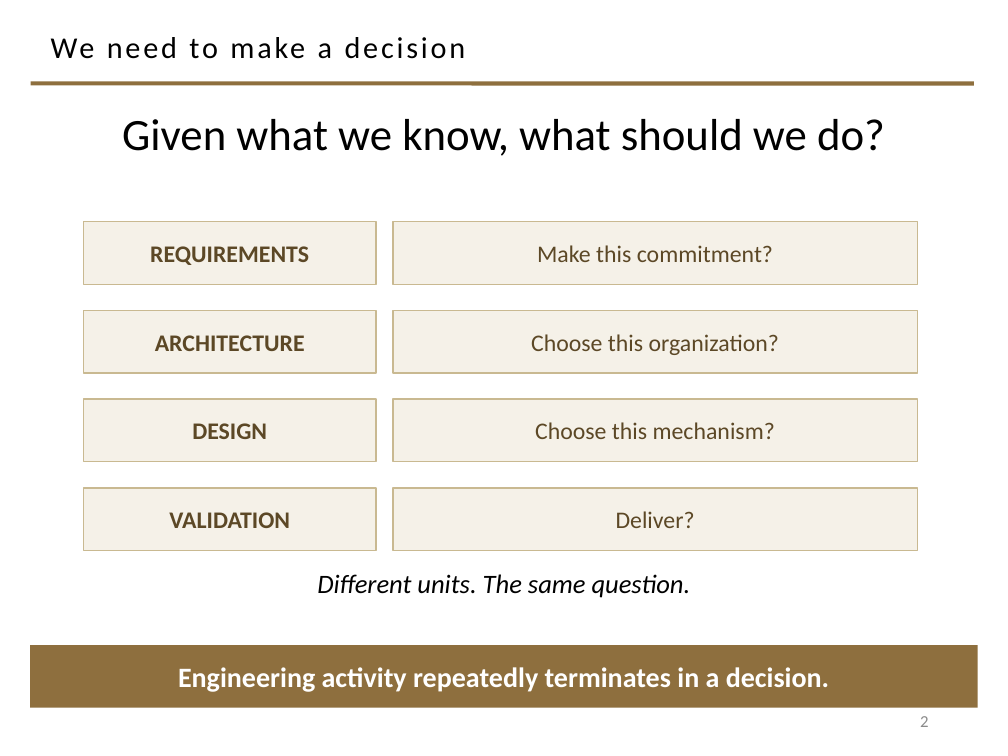
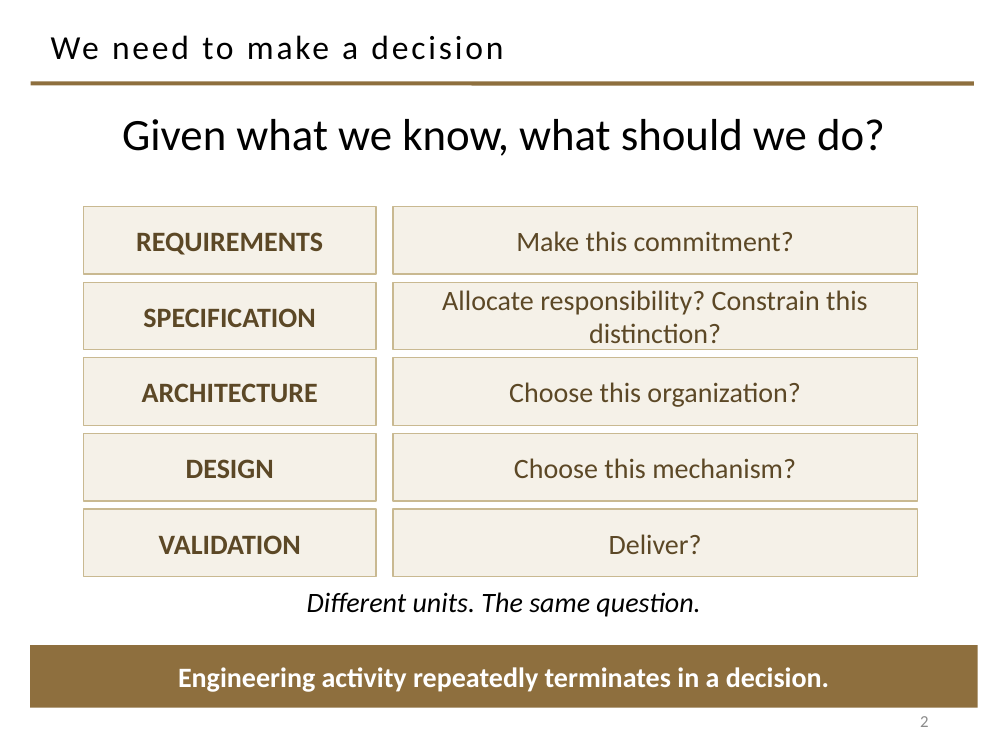
Before and after one commit to davisjam/model-based-agentic-software-engineering, a slide deck: slide 2 of course/lectures/act-1-foundations/09-engineering-decision-making-and-metrics/1-9-Engineering-Decision-Making-and-Metrics.pptx. Drawn at 1008x756 pixels with LibreOffice and Linux fonts; fonts in the diff are those of the drawing; background and template pictures are left out. Boxes give left, top, right and bottom in pixels: in the first picture for what was removed or moved away, otherwise in the second. Text is boxed around its words. In the diff, an @@ line names an element or a change of style, - is before the commit and + after.

```diff
--- a/course/lectures/act-1-foundations/09-engineering-decision-making-and-metrics/1-9-Engineering-Decision-Making-and-Metrics.pptx
+++ b/course/lectures/act-1-foundations/09-engineering-decision-making-and-metrics/1-9-Engineering-Decision-Making-and-Metrics.pptx
@@ title "We need to make a ..." at [51,35,503,60]: size 21.6 to 24 pt @@
@@ rectangle "REQUIREMENTS": place and size @@
-rectangle "REQUIREMENTS" at [84,222,376,284]
+rectangle "REQUIREMENTS" at [84,207,376,274]
@@ rectangle "Make this commitment?": place and size @@
-rectangle "Make this commitment?" at [393,222,917,284]
+rectangle "Make this commitment?" at [393,207,917,274]
@@ rectangle added at [84,282,376,350], fill #F5F1E8, outline #C9B991 1 pt, 20 pt, text #5C4826, bold @@
+SPECIFICATION
@@ rectangle added at [393,282,917,350], fill #F5F1E8, outline #C9B991 1 pt, 20 pt, text #5C4826 @@
+Allocate responsibility? Constrain this distinction?
@@ size 17 to 20 pt in 8 elements at [393,207,917,274], [84,207,376,274], [393,509,917,577], [84,509,376,577], [393,433,917,501], [84,433,376,501], [393,358,917,425], [84,358,376,425] @@
@@ rectangle "ARCHITECTURE": place and size @@
-rectangle "ARCHITECTURE" at [84,310,376,373]
+rectangle "ARCHITECTURE" at [84,358,376,425]
@@ rectangle "Choose this organization?": place and size @@
-rectangle "Choose this organization?" at [393,310,917,373]
+rectangle "Choose this organization?" at [393,358,917,425]
@@ rectangle "DESIGN": place and size @@
-rectangle "DESIGN" at [84,399,376,462]
+rectangle "DESIGN" at [84,433,376,501]
@@ rectangle "Choose this mechanism?": place and size @@
-rectangle "Choose this mechanism?" at [393,399,917,462]
+rectangle "Choose this mechanism?" at [393,433,917,501]
@@ rectangle "VALIDATION": place and size @@
-rectangle "VALIDATION" at [84,488,376,550]
+rectangle "VALIDATION" at [84,509,376,577]
@@ rectangle "Deliver?": place and size @@
-rectangle "Deliver?" at [393,488,917,550]
+rectangle "Deliver?" at [393,509,917,577]
@@ text "Different units. The same question.": place and size @@
-text "Different units. The same question." at [317,574,691,598]
+text "Different units. The same question." at [307,592,700,617]
@@ text "Different units. The same question." at [307,592,700,617]: size 19 to 20 pt @@
```
Also in this commit, not shown: 22 other slides changed, 2 slides added, 3 slides removed, 1 other file.
